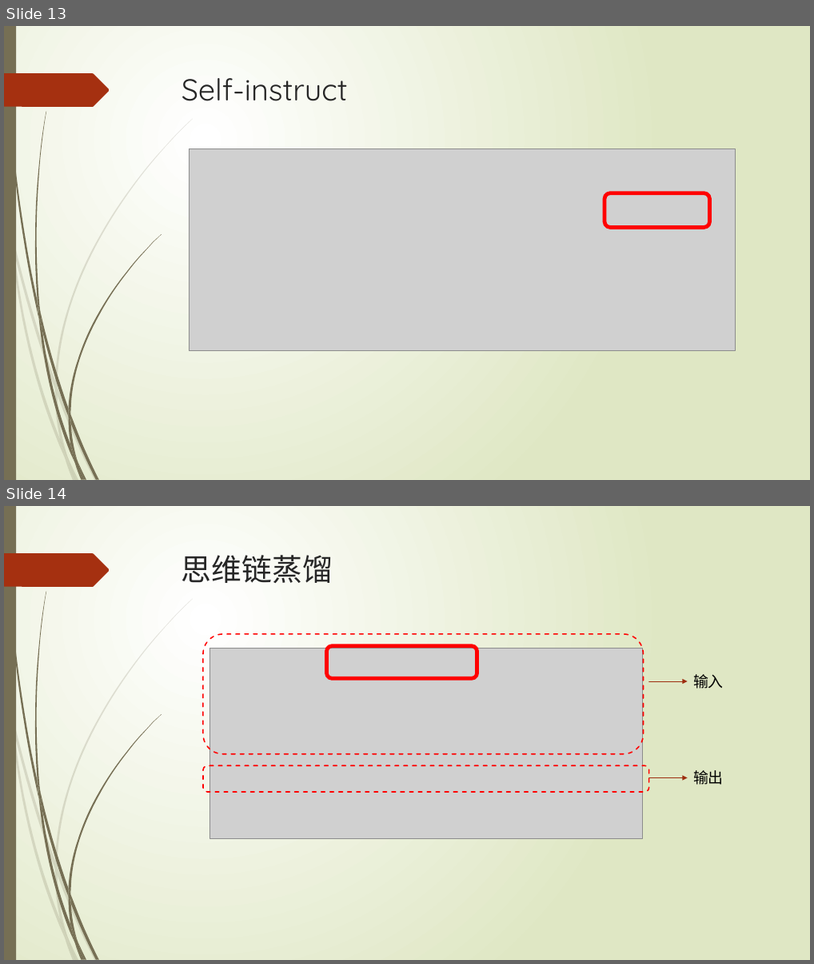
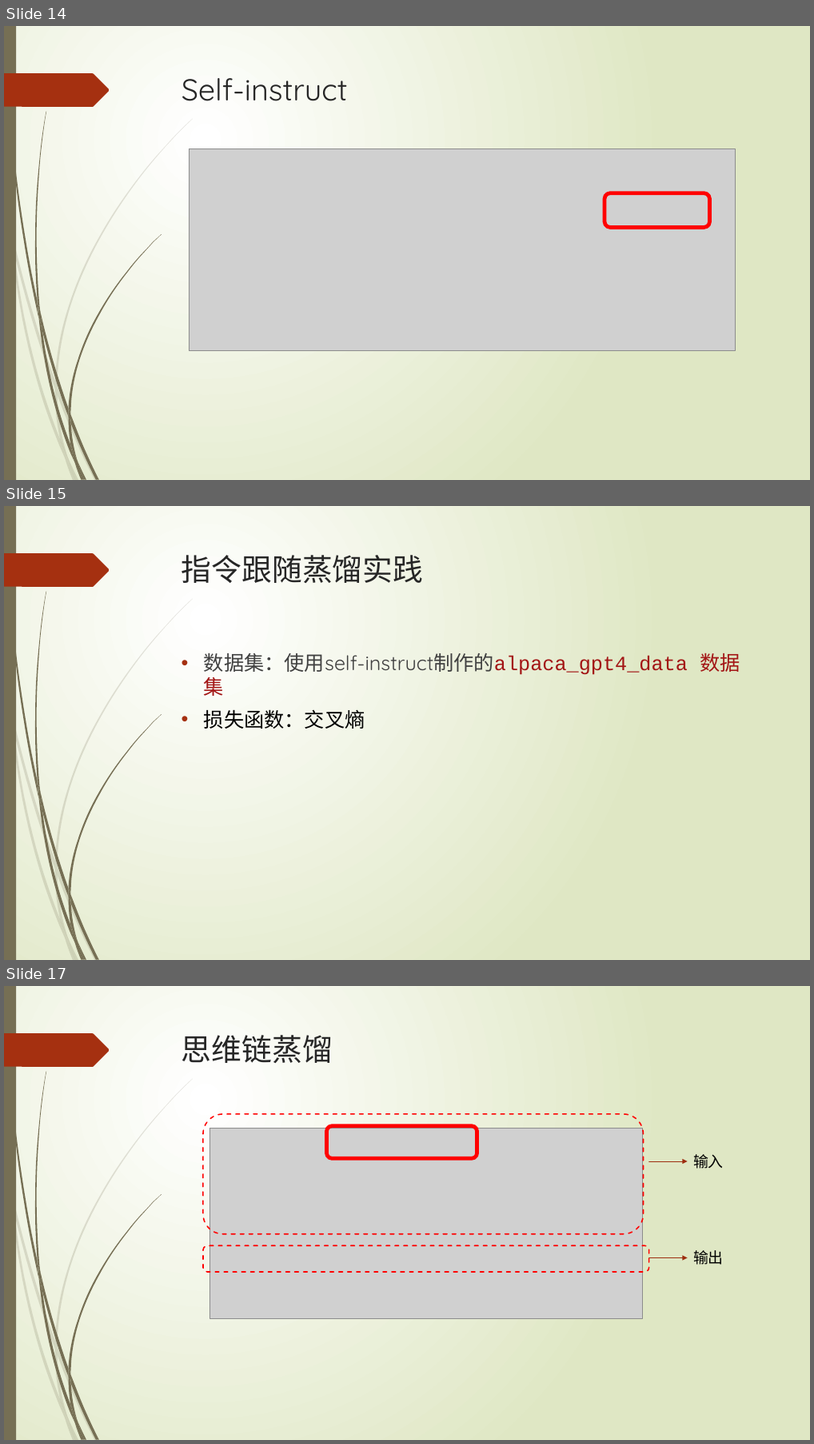
Before and after one commit to datawhalechina/llm-deploy, a slide deck: PPT/distillation.pptx. Shown one above the other, each under a label of ours: slides 13 and 14 before the commit, slides 14, 15 and 17 after it; the slides between them are not shown. The pictures are 814x964 and 814x1444 pixels, drawn with LibreOffice and Linux fonts; fonts in the diff are those of the drawing; grey boxes stand for pictures. Boxes give left, top, right and bottom in pixels: in the first picture for what was removed or moved away, otherwise in the second. Text is boxed around its words. In the diff, an @@ line names an element or a change of style, - is before the commit and + after.

```diff
--- a/PPT/distillation.pptx
+++ b/PPT/distillation.pptx
@@ slide 15 added at (4,506,810,960), background gradient #FFFFFF to #DFE8C4; not listed: 24 template elements that a slide beside it also shows @@
@@ title added at (182,555,423,583), 36 pt, text #262626 @@
+指令跟随蒸馏实践
@@ text added at (204,652,740,728), 24 pt, text #404040 @@
+• 数据集：使用self-instruct制作的alpaca_gpt4_data 数据集
+• 损失函数：交叉熵
@@ what was slide 13 is now slide 14 @@
@@ what was slide 14 is now slide 17 @@
```
Also in this commit, not shown: 5 slides changed, 3 other slides added, 1 other file.
